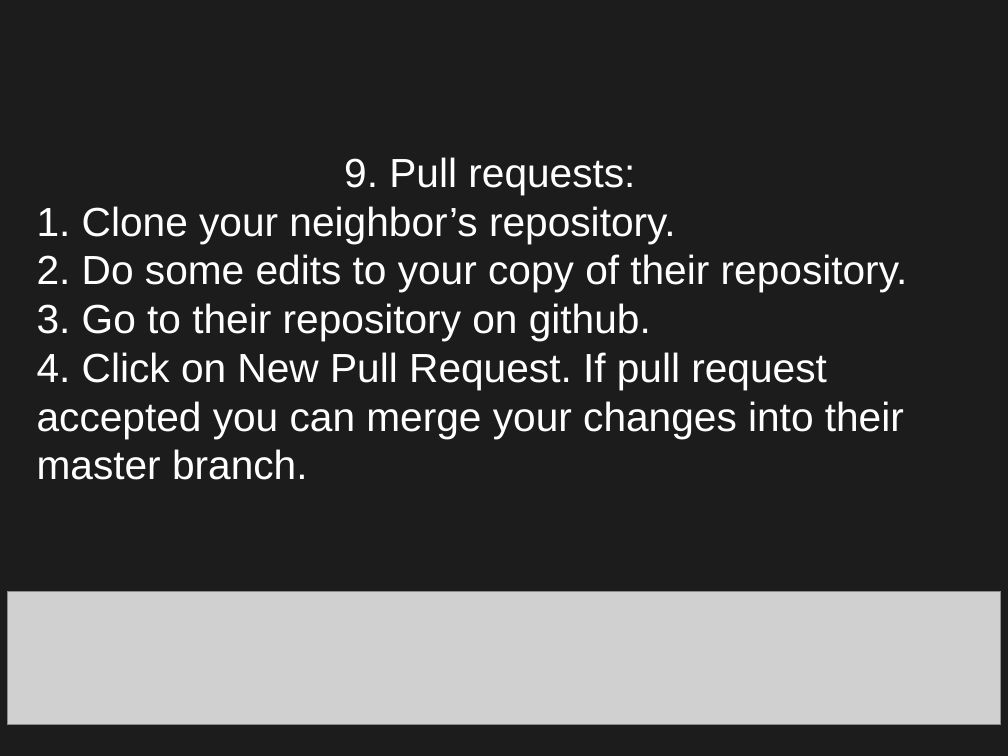
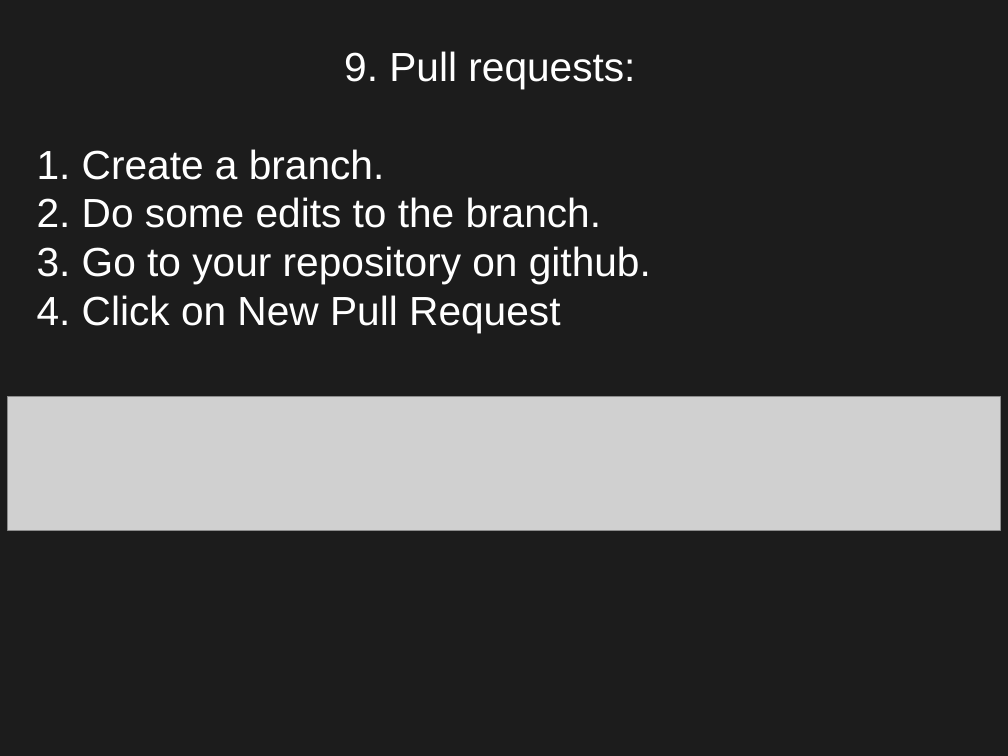
Before and after one commit to jngaravitoc/github_hands_on, a slide deck: slide 20 of git.odp. Drawn at 1008x756 pixels with LibreOffice and Linux fonts; fonts in the diff are those of the drawing; grey boxes stand for pictures. Boxes give left, top, right and bottom in pixels: in the first picture for what was removed or moved away, otherwise in the second. Text is boxed around its words. In the diff, an @@ line names an element or a change of style, - is before the commit and + after.

Commit message:
mergetool + winwdows installation link

```diff
--- a/git.odp
+++ b/git.odp
@@ subtitle "9. Pull requests:": place and size @@
-subtitle "9. Pull requests:" at bbox=[37, 157, 908, 480]
+subtitle "9. Pull requests:" at bbox=[37, 51, 651, 333]
@@ subtitle at bbox=[37, 149, 651, 333]: text changed @@
-1. Clone your neighbor’s repository.
-2. Do some edits to your copy of their repository.
-3. Go to their repository on github.
-4. Click on New Pull Request. If pull request accepted you can merge your changes into their master branch.
+1. Create a branch.
+2. Do some edits to the branch.
+3. Go to your repository on github.
+4. Click on New Pull Request
@@ picture: place and size @@
-picture at bbox=[7, 592, 1001, 725]
+picture at bbox=[7, 397, 1001, 531]
```
Also in this commit, not shown: 11 other slides changed, 1 slide added, 1 slide removed, 1 other file.
